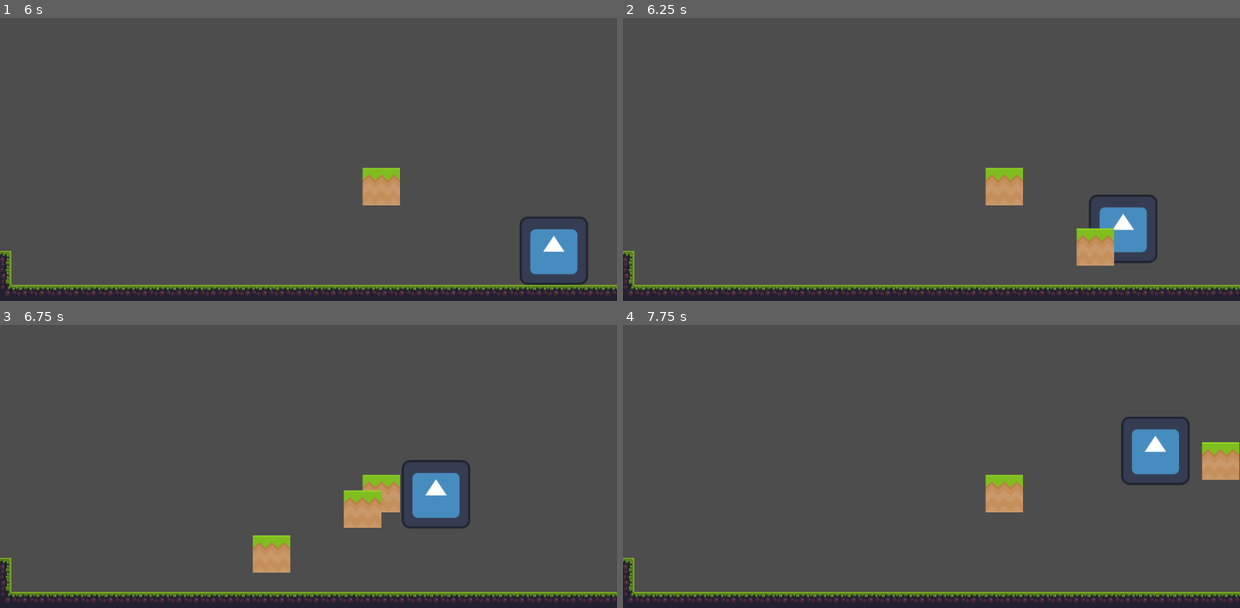
Above: before the commit, frames 1-4 (two rows, left to right).
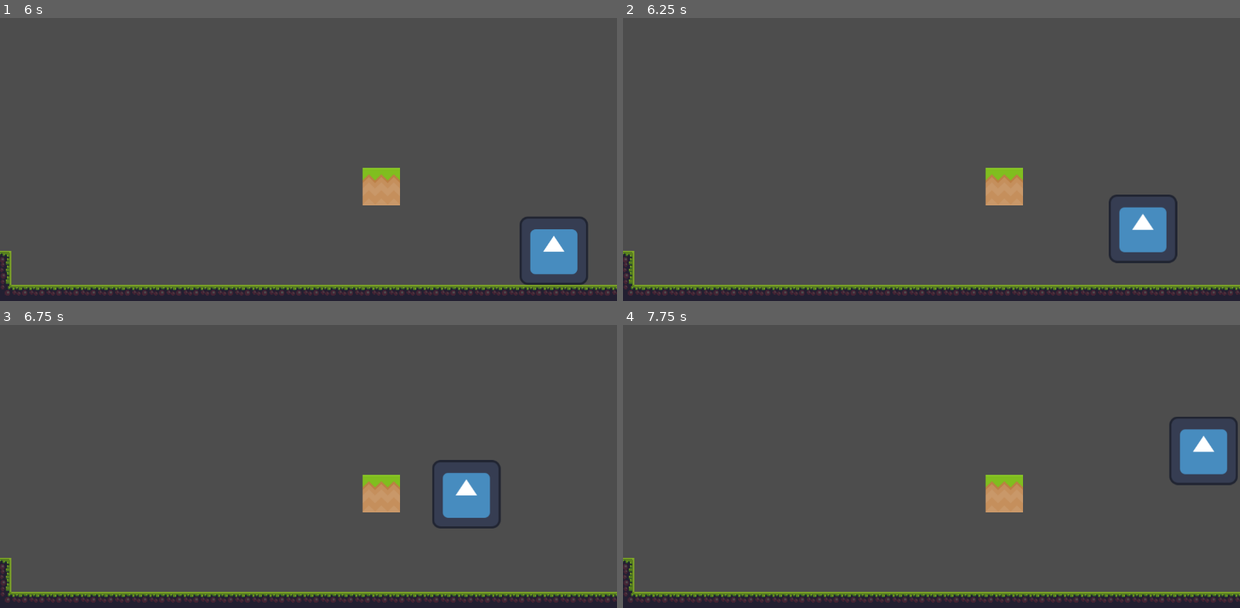
Above: after the commit, the same moments.

Repository: hanseei/superwizquest
Game: Godot game, scene res://Assets/Nodes/Scenes/TestStage.tscn
Same seed, same stepped clock (60 frames per second), same inputs: the game is played once before the commit and once after it. The engine's default icon, where the game draws it, is replaced by a stand-in: a white triangle on a blue panel in a dark square.
Inputs:
- Up to frame 1 (6 s): hold Space (space) 0.53-1.28 s; hold D (move_right) 0.53-2.03 s; tap W (move_up) at 0.77, 1.52, 3.02, 3.77, 4.52 s; tap Shift (shift) at 1.35, 5.85 s; tap Space (space) at 1.55, 2.85, 3.8, 4.35 s; hold A (move_left) 2.03-2.78 s; hold Space (space) 2.03-2.78 s; hold D (move_right) 2.78-4.28 s; hold Shift (shift) 3.53-4.28 s; hold A (move_left) 4.28-5.03 s; hold D (move_right) 5.03-5.78 s; hold Space (space) 5.03-5.78 s; hold A (move_left) from 5.78 s (still down)
- Up to frame 2 (6.25 s): keep holding A (move_left); tap W (move_up) at 6.02 s; tap Space (space) at 6.05 s
- Up to frame 3 (6.75 s): keep holding A (move_left); hold Space (space) from 6.53 s (still down)
- Up to frame 4 (7.75 s): tap W (move_up) at 6.77, 7.52 s; release A (move_left) at 7.28 s; release Space (space) at 7.28 s; hold D (move_right) from 7.28 s (still down); tap Space (space) at 7.35 s

Frame 1 is identical in both runs. In frame 2, 2.1% of the frame differs, in the area x 73-90%, y 62-88%; in frame 3, 3.5%, in the area x 40-82%, y 47-88%; in frame 4, 3.3%.

Commit message:
added wind, only working 1 way

Diff:
--- a/Assets/Nodes/Actors/Interactables/Scripts/killzone.gd
+++ b/Assets/Nodes/Actors/Interactables/Scripts/killzone.gd
@@ -1,6 +1,4 @@
 extends Area2D
-
-
 
 func _on_body_entered(body: Node2D) -> void:
 	print("Kill zone triggered by:", body)
--- a/Assets/Nodes/Actors/Player/Scripts/player.gd
+++ b/Assets/Nodes/Actors/Player/Scripts/player.gd
@@ -6,14 +6,16 @@
 @export var jump_velocity = -200
 @export var spawn_point_node: NodePath
 
+var wind_speed = 0
 
 var spawn_point := Vector2.ZERO
 
 const fire = preload("res://Assets/Nodes/Actors/Player/fire.tscn")
 const water = preload("res://Assets/Nodes/Actors/Player/water.tscn")
 const earth = preload("res://Assets/Nodes/Actors/Player/earth.tscn")
+const wind = preload("res://Assets/Nodes/Actors/Player/wind.tscn")
 
-var elements = ["fire", "water", "earth"]
+var elements = ["fire", "water", "earth", "wind"]
 var current_element_index = 0
 var current_element = "fire"
 
@@ -25,14 +27,13 @@
 		spawn_point = get_node(spawn_point_node).global_position
 
 
-
 func _physics_process(delta: float):
 
 	if not is_on_floor():
 		velocity.y += Gravity * delta
 
 	var direction = Input.get_axis("move_left", "move_right")
-	velocity.x = direction * speed
+	velocity.x = direction * speed + wind_speed
 
 	if direction != 0:
 		facing_left = direction < 0
@@ -41,6 +42,7 @@
 		velocity.y = jump_velocity
 
 	move_and_slide()
+
 
 func _unhandled_input(event: InputEvent) -> void:
 	if event.is_action_pressed("shift"):
@@ -93,6 +95,27 @@
 
 		active_earth = block
 
+func cast_wind():
+
+	var direction := Vector2.LEFT if facing_left else Vector2.RIGHT
+
+	var wind_instance = wind.instantiate()
+	get_tree().current_scene.add_child(wind_instance)
+
+	wind_instance.connect("wind_updated", self._on_wind_updated)
+
+	wind_instance.activate_wind()
+
+	print(speed)
+
+func _on_wind_updated(speed):
+	wind_speed = speed
+
+	if speed == 0:
+		# Assume wind has finished — remove it
+		var wind_instance = get_node("WindController")
+		if wind_instance:
+			wind_instance.queue_free()
 
 
 func shoot_element():
@@ -100,6 +123,7 @@
 		"fire": shoot_single(fire)
 		"water": shoot_water_burst(water)
 		"earth": summon_earth_block()
+		"wind": cast_wind()
 
 
 
@@ -113,7 +137,3 @@
 	print("Respawning player...")
 	global_position = spawn_point  # or wherever you want to reset
 	velocity = Vector2.ZERO
-
-
-func _on_area_2d_body_entered(body: Node2D) -> void:
-	pass # Replace with function body.
--- /dev/null
+++ b/Assets/Nodes/Actors/Player/Scripts/wind.gd
@@ -0,0 +1,19 @@
+extends Node
+
+signal wind_updated(speed)
+
+var wind_speed := 0.0
+var active := false
+
+func activate_wind():
+	print("wind active")
+	active = true
+	wind_speed = 200.0
+	emit_signal("wind_updated", wind_speed)
+	await get_tree().create_timer(5.0).timeout
+	deactivate_wind()
+
+func deactivate_wind():
+	active = false
+	wind_speed = 0.0
+	emit_signal("wind_updated", wind_speed)
--- a/Assets/Nodes/Actors/Player/player.tscn
+++ b/Assets/Nodes/Actors/Player/player.tscn
@@ -25,7 +25,7 @@
 "speed": 5.0
 }]
 
-[node name="CharacterBody2D" type="CharacterBody2D"]
+[node name="CharacterBody2D" type="CharacterBody2D" groups=["moveable"]]
 script = ExtResource("1_onrkg")
 
 [node name="CollisionShape2D" type="CollisionShape2D" parent="."]
--- /dev/null
+++ b/Assets/Nodes/Actors/Player/wind.tscn
@@ -0,0 +1,8 @@
+[gd_scene load_steps=2 format=3 uid="uid://dia7x2akacw3y"]
+
+[ext_resource type="Script" uid="uid://b08nxe6vl7hfb" path="res://Assets/Nodes/Actors/Player/Scripts/wind.gd" id="1_3nk51"]
+
+[node name="Node2D" type="Node2D"]
+script = ExtResource("1_3nk51")
+
+[connection signal="wind_updated" from="." to="." method="_on_wind_updated"]
Not shown, added: Assets/Nodes/Actors/Player/Scripts/wind.gd.uid
